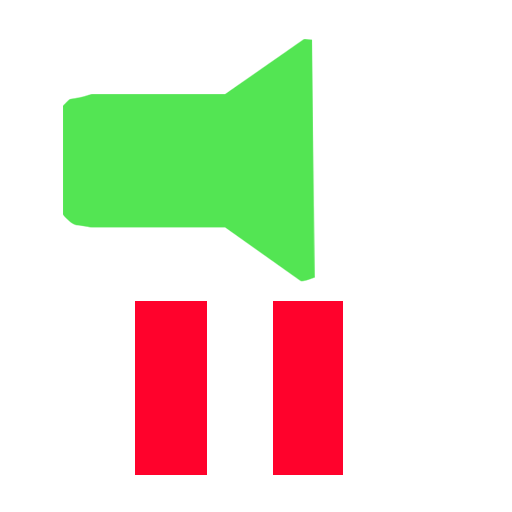
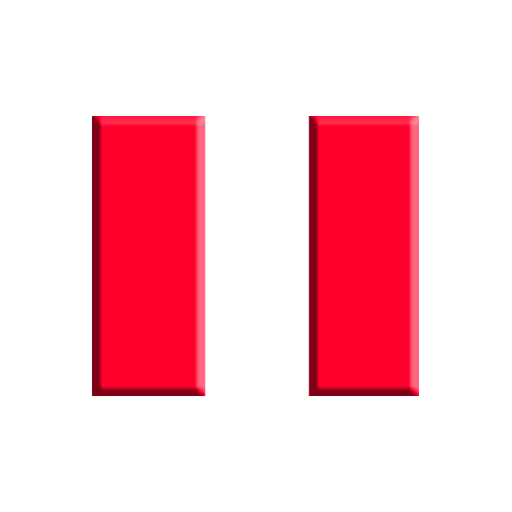
The second 512 × 512 image is a revision of the first. Changes to its layers:
painted on "Layer 4" over [92, 116, 419, 475]
hid "Layer 2" over [63, 39, 315, 282]
